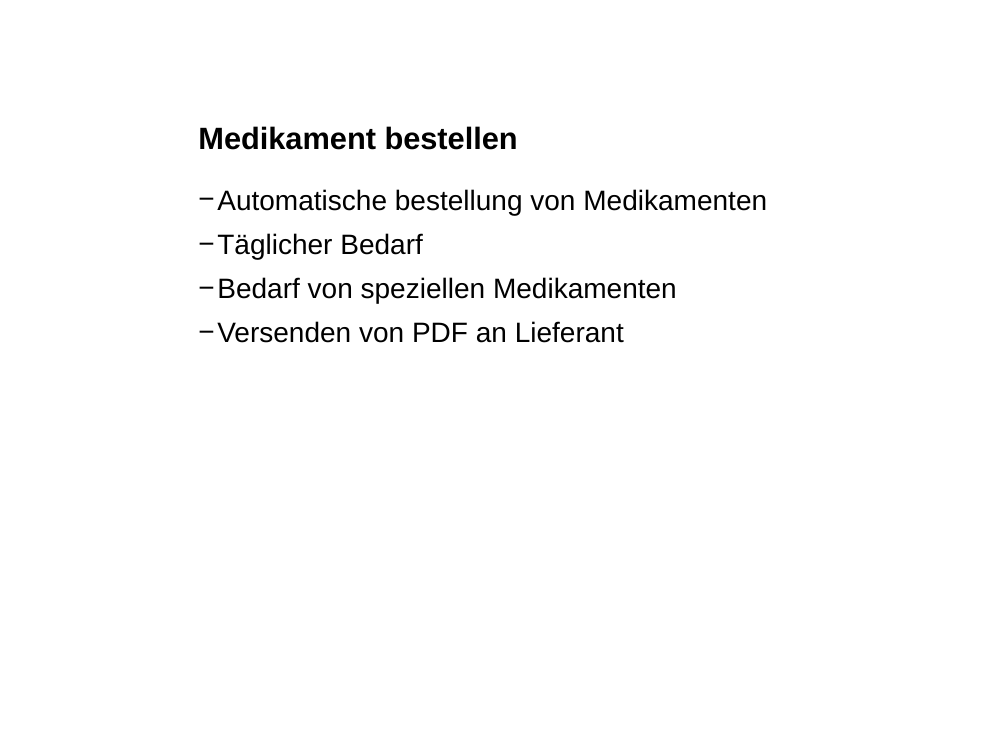
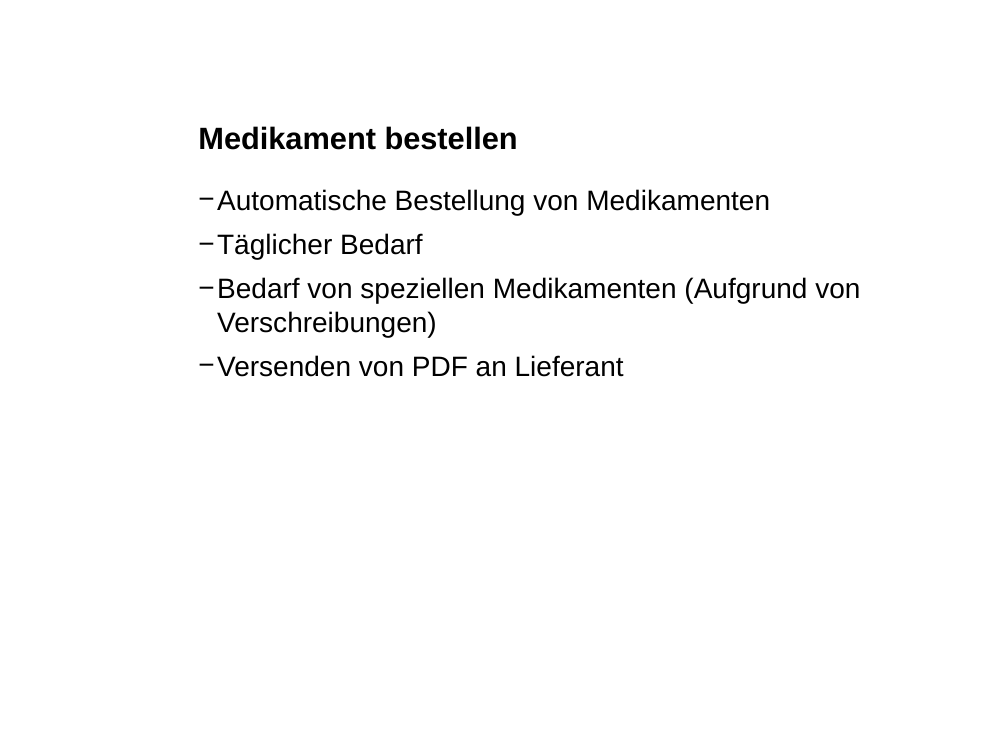
Before and after one commit to andef4/ch.bfh.bti7081.s2013.blue, a slide deck: slide 3 of doc/task04/task04.ppt. Drawn at 1008x756 pixels with LibreOffice and Linux fonts; fonts in the diff are those of the drawing; background and template pictures are left out. Boxes give left, top, right and bottom in pixels: in the first picture for what was removed or moved away, otherwise in the second. Text is boxed around its words. In the diff, an @@ line names an element or a change of style, - is before the commit and + after.

Commit message:
updated presentation

```diff
--- a/doc/task04/task04.ppt
+++ b/doc/task04/task04.ppt
@@ text at [217, 189, 770, 215]: text changed @@
-    − Automatische bestellung von Medikamenten
+    − Automatische Bestellung von Medikamenten
@@ text at [217, 277, 860, 337]: text changed @@
-    − Bedarf von speziellen Medikamenten
+    − Bedarf von speziellen Medikamenten (Aufgrund von Verschreibungen)
```
